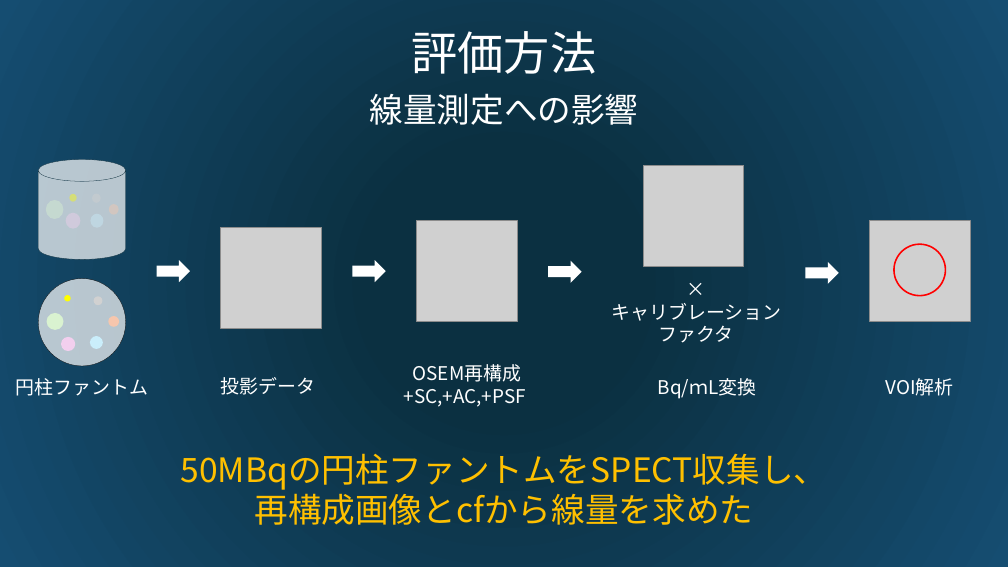
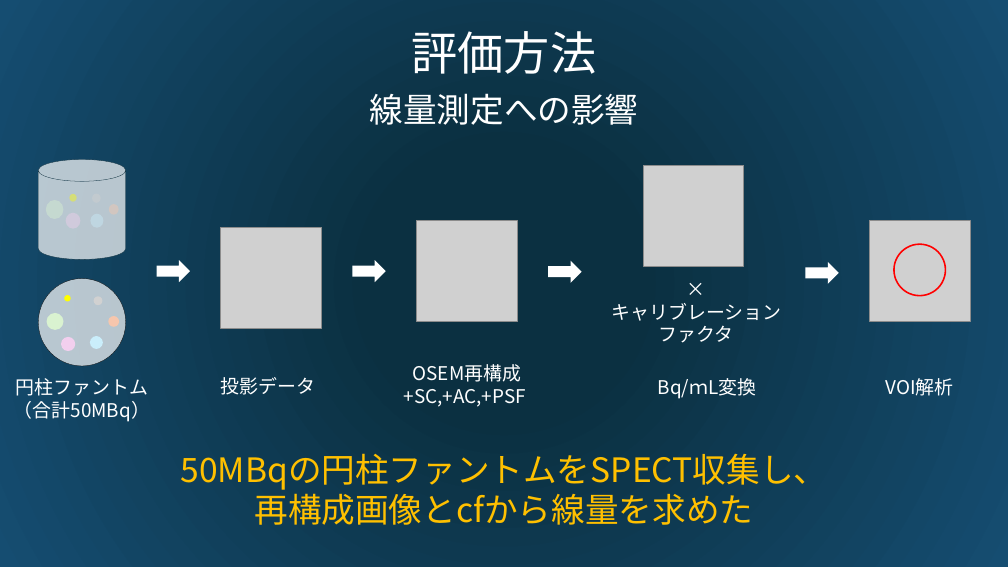
Before and after one commit to hhonda5427/simind_study, a slide deck: slide 9 of 123I線量測定におけるTEWの影響.pptx (slide 8 before the commit). Drawn at 1008x567 pixels with LibreOffice and Linux fonts; fonts in the diff are those of the drawing; grey boxes stand for pictures. Boxes give left, top, right and bottom in pixels: in the first picture for what was removed or moved away, otherwise in the second. Text is boxed around its words. In the diff, an @@ line names an element or a change of style, - is before the commit and + after.

```diff
--- a/123I線量測定におけるTEWの影響.pptx
+++ b/123I線量測定におけるTEWの影響.pptx
@@ text at (14,401,150,422): paragraph added @@
+（合計50MBq）
```
Also in this commit, not shown: 1 other slide changed, 2 slides added, 1 other file.
